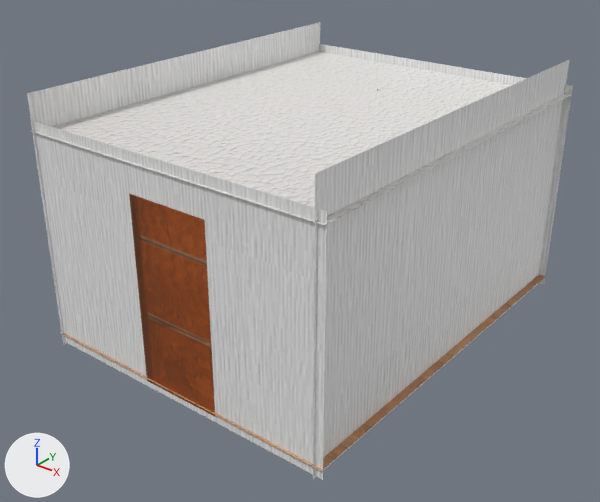
Two versions of the Blender file Models/KGB.blend, one commit apart.
Both versions are drawn from a camera (50 mm lens) standing at (40.8, -53.7, 38.0) and looking at (-0.5, -2.1, 6.0). Arrows for +X, +Y and +Z are at lower left; the lights stay in place.

Before the edit, the objects in view are built like this:
```python
me_cube_019 = bpy.data.meshes.new('Cube.019')
me_cube_019.from_pydata(...)  # a box spanning x -1.0..1.0, y -1.0..1.0, z -0.93..1.7
me_cube_019.materials.append(mat_material_009)  # picture img_door_png
me_plane = bpy.data.meshes.new('Plane')
me_plane.from_pydata(...)  # 16 vertices, 4 faces; spans x -1.0..1.0, y -1.02..1.22, z -0.02..2.84
me_plane.materials.append(mat_material_001)  # picture img_kgb_papers_jpeg
# before: 0 (-1.0, -1.0, 0.0), 1 (1.0, -1.0, 0.0) at pixel (544, 284), 2 (-1.0, 1.0, 0.0), 3 (1.0, 1.0, 0.0) at pixel (572, 86)
me_plane_001 = bpy.data.meshes.new('Plane.001')
me_plane_001.from_pydata(...)  # 4 vertices, 1 face; spans x -1.0..1.0, y -1.0..1.0, z 0.0
me_plane_001.materials.append(mat_material_002)  # picture img_floor_kgb_jpg
me_plane_005 = bpy.data.meshes.new('Plane.005')
me_plane_005.from_pydata(...)  # 4 vertices, 1 face; spans x -1.0..1.0, y -1.0..1.0, z 0.0
me_plane_005.materials.append(mat_material_003)  # picture img_potalok_kgb_jpg
ob_cube = bpy.data.objects.new('Cube', me_cube_019)
ob_cube.location = (0.45, -17.88, 5.33)
ob_cube.scale = (3.73, 0.219, 6.1)
ob_floor = bpy.data.objects.new('Floor', me_plane_001)
ob_floor.location = (0.0, 0.0, 0.0)
ob_floor.scale = (14.3, 18.3, 12.8)
ob_potalok = bpy.data.objects.new('Potalok', me_plane_005)
ob_potalok.location = (0.0, 0.0, 18.2)
ob_potalok.scale = (14.3, 18.3, 12.8)
ob_walls = bpy.data.objects.new('Walls', me_plane)
ob_walls.location = (0.0, 18.05, 9.06)
ob_walls.rotation_euler = (1.571, 0.0, 0.0)  # degrees (90, 0, 0)
ob_walls.scale = (14.3, 9.95, 12.8)
```
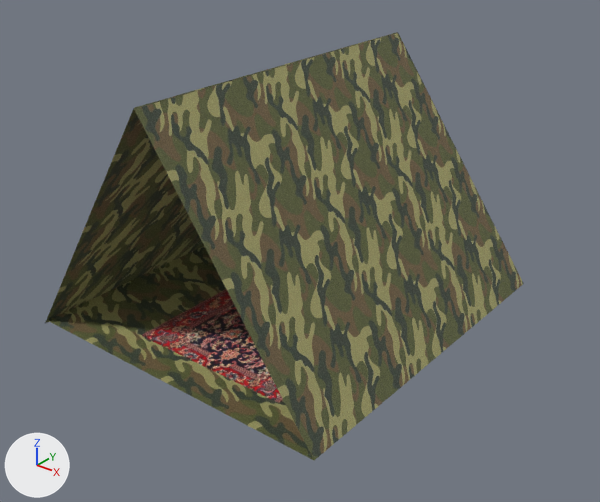
Pixel boxes [x1, y1, x2, y2] of what changed, in the pictures (600 x 502 px):
'Walls', reshaped, moved, turned, rescaled: before [27, 22, 573, 480]; after [45, 32, 524, 460]
'Potalok', deleted: before [31, 51, 571, 225]
'Cube', deleted (brown): before [129, 194, 215, 416]
'Floor', deleted (brown): before [60, 275, 546, 471]
part 1 of me_plane, deleted: before [31, 121, 327, 480]
part 2 of me_plane, deleted: before [313, 59, 570, 479]
part 3 of me_plane, deleted: before [27, 22, 320, 345]
part 4 of me_plane, added (yellow): after [46, 32, 524, 460]
part 5 of me_plane, recoloured: before [319, 44, 573, 285]; after [45, 108, 204, 323]
'Plane', unchanged, uncovered by the edit: after [142, 289, 283, 403]

Patch to the scene script:
```diff
--- a/Models/KGB.blend.py
+++ b/Models/KGB.blend.py
@@ img_палатка_jpg @@
+img_палатка_jpg = load_image('Палатка.jpg', 'Textures/Палатка.jpg', 400, 400, 'sRGB')
@@ mat_material_024 @@
+mat_material_024 = principled_material('Material.024')
+mat_material_024.texture = img_палатка_jpg
@@ me_plane @@
 # used by ob_walls; location = (0.0, 18.05, 9.06); rotation_euler = (1.571, 0.0, 0.0), in degrees (90, 0, 0); scale = (14.3, 9.95, 12.8)
 # verts and faces of me_plane; kept vertices keep their numbers, new ones are numbered from 16
-me_plane.from_pydata(...)  # 16 vertices, 4 faces; spans x -1.0..1.0, y -1.02..1.22, z -0.02..2.84
-me_plane.materials.append(mat_material_001)  # picture img_kgb_papers_jpeg
+me_plane.from_pydata(...)  # 12 vertices, 11 faces; spans x -1.0..1.0, y -1.0..1.0, z -1.47..0.0
+# me_plane part 1: the loose piece of 4 vertices spanning x -1.0..1.0, y -1.0..1.0, z 2.82 is deleted
+# me_plane part 2: the loose piece of 4 vertices spanning x 0.95, y -1.02..1.22, z -0.02..2.84 is deleted
+# me_plane part 3: the loose piece of 4 vertices spanning x -0.97, y -1.02..1.22, z -0.02..2.84 is deleted
+# me_plane part 4
+verts[16] = (0.27, -1.0, -1.47)  # pixel (314, 460)
+verts[17] = (1.0, -1.0, 0.0)  # pixel (134, 109)
+verts[18] = (0.27, -1.0, -1.47)  # pixel (314, 460)
+verts[19] = (-0.96, -1.0, 0.0)  # pixel (47, 320)
+for new, old in zip([*range(20, 24)], [*range(16, 20)]): verts[new] = verts[old] + (0.0, 2.0, 0.0)
+faces += [(16, 17, 21, 20), (18, 19, 23, 22), (2, 3, 20, 21), (2, 23, 3, 21, 20, 22), (2, 22, 23), (16, 20, 22, 18)]
+faces += [(0, 2, 23, 19), (1, 17, 21, 3), (3, 21, 20), (2, 21, 23, 3)]
+# me_plane part 5: 1 face spanning x -1.0..1.0, y -1.0..1.0, z 0.0 switches from mat_material_001 (picture img_kgb_papers_jpeg) to mat_material_024 (picture img_палатка_jpg)
+me_plane.materials.append(mat_material_024)  # picture img_палатка_jpg
@@ ob_walls @@
 ob_walls = bpy.data.objects.new('Walls', me_plane)
-ob_walls.location = (0.0, 18.05, 9.06)
-ob_walls.rotation_euler = (1.571, 0.0, 0.0)  # degrees (90, 0, 0)
-ob_walls.scale = (14.3, 9.95, 12.8)
+ob_walls.location = (-9.74, -1.28, 10.87)
+ob_walls.rotation_euler = (0.0, -0.988, 0.0)  # degrees (0, -57, 0)
+ob_walls.scale = (13.5, 16.5, 17.1)
@@ ob_floor @@
-ob_floor = bpy.data.objects.new('Floor', me_plane_001)
-ob_floor.location = (0.0, 0.0, 0.0)
-ob_floor.scale = (14.3, 18.3, 12.8)
@@ ob_potalok @@
-ob_potalok = bpy.data.objects.new('Potalok', me_plane_005)
-ob_potalok.location = (0.0, 0.0, 18.2)
-ob_potalok.scale = (14.3, 18.3, 12.8)
@@ ob_cube @@
-ob_cube = bpy.data.objects.new('Cube', me_cube_019)
-ob_cube.location = (0.45, -17.88, 5.33)
-ob_cube.scale = (3.73, 0.219, 6.1)
```
